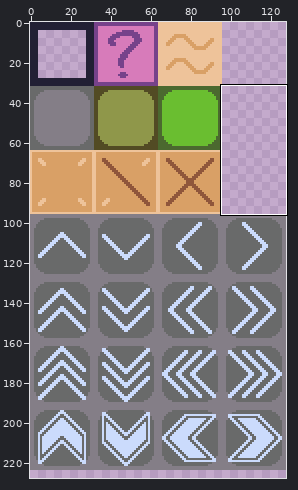
Pixel-art file, stored at assets/TileMap.aseprite. Above: a wide view before the commit, with the close-up outlined.
Close-up. The starting point:
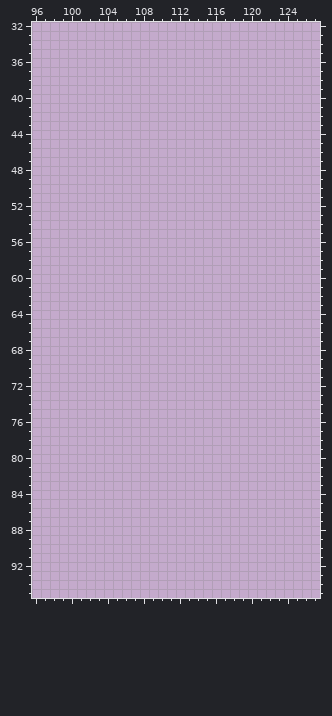
128x256 pixels, 1 frame. Shown: x 96..127, y 32..95. The wide view leaves out empty margins.
After the commit:
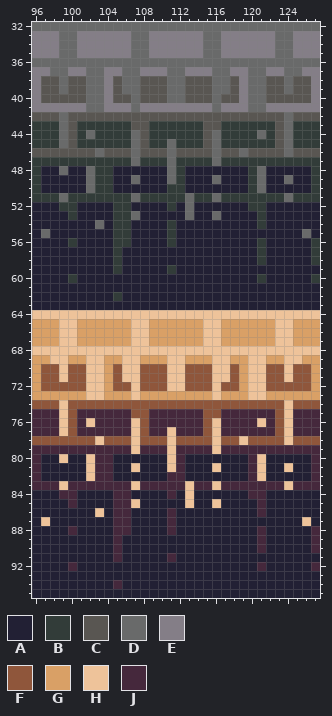
Palette (. is transparent): A #222034  B #323c39  C #595652  D #696a6a  E #847e87  F #8f563b  G #d9a066  H #eec39a  J #45283c
Commit message: add edge fall tiles
Change:
Changed rows in their new state; - is an unchanged pixel.
first column x 96:
32 DDDDDDDDDDDDDDDDDDDDDDDDDDDDDDDD
33 EEEDDEEEEEEDDEEEEEEDDEEEEEEDDEEE
34 EEEDDEEEEEEDDEEEEEEDDEEEEEEDDEEE
35 EEEDDEEEEEEDDEEEEEEDDEEEEEEDDEEE
36 DDDDDDDDDDDDDDDDDDDDDDDDDDDDDDDD
37 EEDDEEDDEEDDEEEDDEEEDDEEDDEEDDEE
38 ECCDCCDDECDDCCCDDCCCDDCEDDCCDCCE
39 ECCDCCDDECDDCCCDDCCCDDCEDDCCDCCE
40 ECCCCCDDECCDCCCDDCCCDCCEDDCCCCCE
41 EEEEEEDDEEEDEEEEEEEEDEEEDDEEEEEE
42 CCCDCCCCCCCCCCCCCCCCCCCCCCCCDCCC
43 BBBDCBBBBBBCCBBBBBBCCBBBBBBCDBBB
44 BBBDCBDBBBBDCBBBBBBCDBBBBDBCDBBB
45 BBBDCBBBBBBDCBBDBBBCDBBBBBBCDBBB
46 CCCCCCCDCCCDCCCDCCCCDCCDCCCCDCCC
47 BBBBBBBBBBBDBBBDBBBBDBBBBBBBBBBB
48 BAADAADBBAAAAAADBAAAAAAABDAAAAAB
49 BAAAAADBBAADAAADBAAADAAABDAADAAB
50 BAAAAADBBAAAAAABBAAAAAAABDAAAAAB
51 BBBDBBBBBBBDBBBBBDBBDBBBBBBBDBBB
52 AAABBAAAABBAAAABADAAAAAABBAAAAAA
53 AAAABAAAABBDAAAAADAADAAAABAAAAAA
54 AAAAAAADABBAAAABAAAAAAAAABAAAAAA
55 ADAAAAAAABBAAAABAAAAAAAAAAAAAADA
56 AAAABAAAABBAAAABAAAAAAAAABAAAAAB
57 AAAAAAAAABAAAAAAAAAAAAAAABAAAAAB
58 AAAAAAAAABAAAAAAAAAAAAAAABAAAAAB
59 AAAAAAAAABAAAAABAAAAAAAAAAAAAAAA
60 AAAABAAAAAAAAAAAAAAAAAAAABAAAAAB
61 AAAAAAAAAAAAAAAAAAAAAAAAAAAAAAAA
62 AAAAAAAAABAAAAAAAAAAAAAAAAAAAAAA
63 AAAAAAAAAAAAAAAAAAAAAAAAAAAAAAAA
64 HHHHHHHHHHHHHHHHHHHHHHHHHHHHHHHH
65 GGGHHGGGGGGHHGGGGGGHHGGGGGGHHGGG
66 GGGHHGGGGGGHHGGGGGGHHGGGGGGHHGGG
67 GGGHHGGGGGGHHGGGGGGHHGGGGGGHHGGG
68 HHHHHHHHHHHHHHHHHHHHHHHHHHHHHHHH
69 GGHHGGHHGGHHGGGHHGGGHHGGHHGGHHGG
70 GFFHFFHHGFHHFFFHHFFFHHFGHHFFHFFG
71 GFFHFFHHGFHHFFFHHFFFHHFGHHFFHFFG
72 GFFFFFHHGFFHFFFHHFFFHFFGHHFFFFFG
73 GGGGGGHHGGGHGGGGGGGGHGGGHHGGGGGG
74 FFFHFFFFFFFFFFFFFFFFFFFFFFFFHFFF
75 JJJHFJJJJJJFFJJJJJJFFJJJJJJFHJJJ
76 JJJHFJHJJJJHFJJJJJJFHJJJJHJFHJJJ
77 JJJHFJJJJJJHFJJHJJJFHJJJJJJFHJJJ
78 FFFFFFFHFFFHFFFHFFFFHFFHFFFFHFFF
79 JJJJJJJJJJJHJJJHJJJJHJJJJJJJJJJJ
80 JAAHAAHJJAAAAAAHJAAAAAAAJHAAAAAJ
81 JAAAAAHJJAAHAAAHJAAAHAAAJHAAHAAJ
82 JAAAAAHJJAAAAAAJJAAAAAAAJHAAAAAJ
83 JJJHJJJJJJJHJJJJJHJJHJJJJJJJHJJJ
84 AAAJJAAAAJJAAAAJAHAAAAAAJJAAAAAA
85 AAAAJAAAAJJHAAAAAHAAHAAAAJAAAAAA
86 AAAAAAAHAJJAAAAJAAAAAAAAAJAAAAAA
87 AHAAAAAAAJJAAAAJAAAAAAAAAAAAAAHA
88 AAAAJAAAAJJAAAAJAAAAAAAAAJAAAAAJ
89 AAAAAAAAAJAAAAAAAAAAAAAAAJAAAAAJ
90 AAAAAAAAAJAAAAAAAAAAAAAAAJAAAAAJ
91 AAAAAAAAAJAAAAAJAAAAAAAAAAAAAAAA
92 AAAAJAAAAAAAAAAAAAAAAAAAAJAAAAAJ
93 AAAAAAAAAAAAAAAAAAAAAAAAAAAAAAAA
94 AAAAAAAAAJAAAAAAAAAAAAAAAAAAAAAA
95 AAAAAAAAAAAAAAAAAAAAAAAAAAAAAAAA
